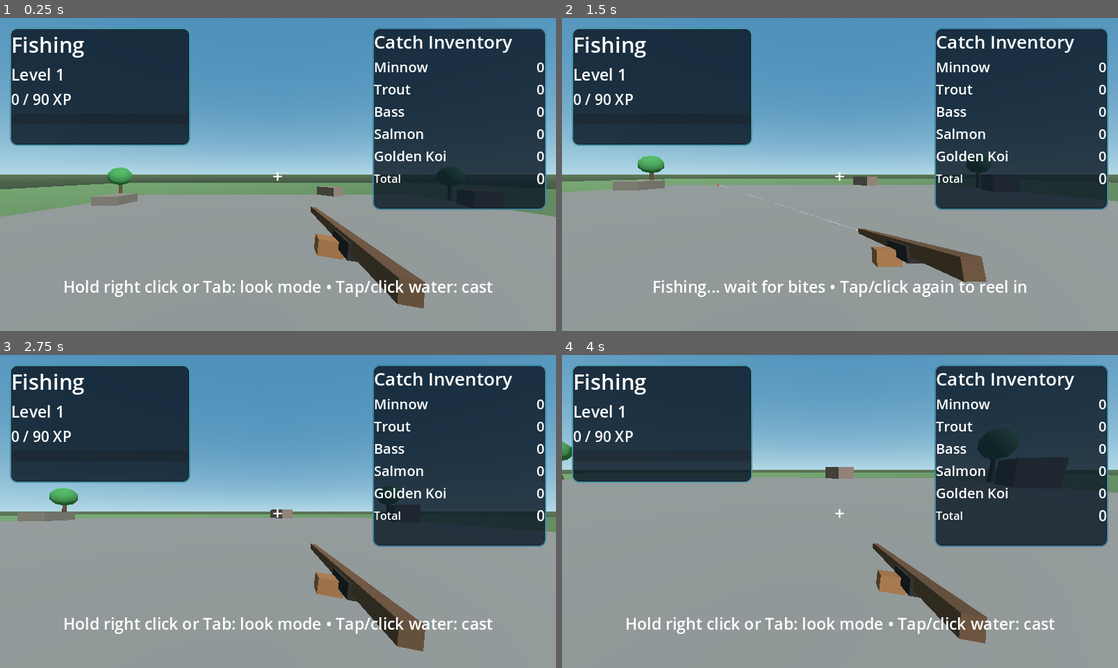
Above: before the commit, frames 1-4 (two rows, left to right).
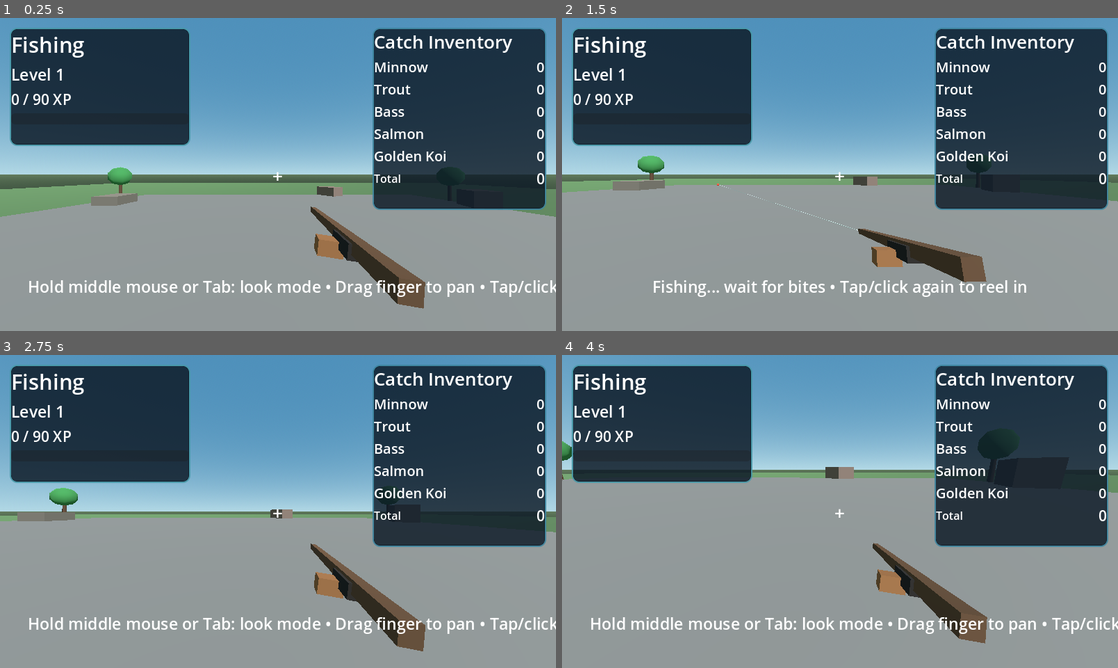
Above: after the commit, the same moments.

Repository: Churper/Skilling
Game: Godot game, scene res://scenes/main.tscn
Same seed, same stepped clock (60 frames per second), same inputs: the game is played once before the commit and once after it.
Inputs (mouse positions are in pixels of both pictures, inside the frame that each line leads up to):
- Up to frame 1 (0.25 s): no input
- Up to frame 2 (1.5 s): tap Enter at 0.5 s; move the mouse to (962, 158) at 0.52 s; press the mouse at (962, 158) at 0.53 s; hold D (move_right) 0.53-1.25 s; tap Space (jump) at 0.77 s; release the mouse at (962, 158) at 1.25 s; drag from (728, 190) to (812, 237) at 1.27 s
- Up to frame 3 (2.75 s): move the mouse to (333, 442) at 2.02 s; hold D (move_right) from 2.03 s (still down); hold Tab (toggle_mouse_capture) from 2.03 s (still down); click (333, 442) at 2.3 s
- Up to frame 4 (4 s): move the mouse to (834, 517) at 2.77 s; release D (move_right) at 2.78 s; release Tab (toggle_mouse_capture) at 2.78 s; hold W (move_forward) from 2.78 s (still down); click (834, 517) at 2.85 s; tap Space (jump) at 3.02, 3.77 s; move the mouse to (878, 514) at 3.52 s; press the mouse at (878, 514) at 3.53 s

The runs differ from the first frame. In frame 1, 1.5% of the frame differs, in the area x 5-100%, y 83-90%; in frame 2, nothing differs; in frame 3, 1.5%; in frame 4, 1.5%.

Commit message:
Switch to middle-click look and finger-pan mobile camera

Diff:
--- a/data/game_config.json
+++ b/data/game_config.json
@@ -3,7 +3,7 @@
     "fishing_title": "Fishing",
     "inventory_title": "Catch Inventory",
     "status": {
-      "ready": "Hold right click or Tab: look mode • Tap/click water: cast",
+      "ready": "Hold middle mouse or Tab: look mode • Drag finger to pan • Tap/click water: cast",
       "reel_prompt": "Tap/click to reel in",
       "casting": "Fishing... wait for bites • Tap/click again to reel in",
       "cast_on_water": "Cast on water"
--- a/scripts/app_bootstrap.gd
+++ b/scripts/app_bootstrap.gd
@@ -20,6 +20,9 @@
 var cast_timer: float = 0.0
 var bobber_time: float = 0.0
 var last_cast_point: Vector3 = Vector3.ZERO
+var touch_cast_active: bool = false
+var touch_cast_moved: bool = false
+var touch_cast_start: Vector2 = Vector2.ZERO
 var game_config: Dictionary = {}
 var fish_types: PackedStringArray = PackedStringArray()
 var fish_xp: Dictionary = {}
@@ -62,7 +65,7 @@
 		inventory[fish_name] = 0
 	_update_inventory_ui()
 	_update_fishing_ui()
-	_set_status(_status_text("ready", "Hold right click or Tab: look mode • Tap/click water: cast"))
+	_set_status(_status_text("ready", "Hold middle mouse or Tab: look mode • Drag finger to pan • Tap/click water: cast"))
 
 	var window: Window = get_window()
 	window.size_changed.connect(_on_window_size_changed)
@@ -122,7 +125,7 @@
 			"fishing_title": "Fishing",
 			"inventory_title": "Catch Inventory",
 			"status": {
-				"ready": "Hold right click or Tab: look mode • Tap/click water: cast",
+				"ready": "Hold middle mouse or Tab: look mode • Drag finger to pan • Tap/click water: cast",
 				"reel_prompt": "Tap/click to reel in",
 				"casting": "Fishing... wait for bites • Tap/click again to reel in",
 				"cast_on_water": "Cast on water"
@@ -171,8 +174,21 @@
 	return str(status_cfg.get(key, fallback))
 
 func _unhandled_input(event: InputEvent) -> void:
-	if event is InputEventScreenTouch and event.pressed:
-		_try_cast_from_screen(event.position)
+	if event is InputEventScreenTouch:
+		if event.pressed:
+			touch_cast_active = true
+			touch_cast_moved = false
+			touch_cast_start = event.position
+		elif touch_cast_active:
+			if not touch_cast_moved:
+				_try_cast_from_screen(event.position)
+			touch_cast_active = false
+			touch_cast_moved = false
+		return
+
+	if event is InputEventScreenDrag:
+		if touch_cast_active and event.position.distance_to(touch_cast_start) > 16.0:
+			touch_cast_moved = true
 		return
 
 	if event is InputEventMouseButton and event.button_index == MOUSE_BUTTON_LEFT and event.pressed:
@@ -756,7 +772,7 @@
 	if cast_state == 1:
 		_hide_cast_visuals()
 		cast_state = 0
-		_set_status(_status_text("ready", "Hold right click or Tab: look mode • Tap/click water: cast"))
+		_set_status(_status_text("ready", "Hold middle mouse or Tab: look mode • Drag finger to pan • Tap/click water: cast"))
 		return
 
 	var screen_point: Vector2 = get_viewport().get_visible_rect().size * 0.5
@@ -769,7 +785,7 @@
 	if cast_state == 1:
 		_hide_cast_visuals()
 		cast_state = 0
-		_set_status(_status_text("ready", "Hold right click or Tab: look mode • Tap/click water: cast"))
+		_set_status(_status_text("ready", "Hold middle mouse or Tab: look mode • Drag finger to pan • Tap/click water: cast"))
 		return
 
 	var ray_origin: Vector3 = camera.project_ray_origin(screen_point)
--- a/scripts/player.gd
+++ b/scripts/player.gd
@@ -19,7 +19,13 @@
 		head.rotate_x(-event.relative.y * mouse_sensitivity)
 		head.rotation.x = clamp(head.rotation.x, deg_to_rad(-85.0), deg_to_rad(85.0))
 
-	if event is InputEventMouseButton and event.button_index == MOUSE_BUTTON_RIGHT:
+	if event is InputEventScreenDrag:
+		# Mobile look mode: drag to pan camera directly.
+		rotate_y(-event.relative.x * mouse_sensitivity * 0.9)
+		head.rotate_x(-event.relative.y * mouse_sensitivity * 0.9)
+		head.rotation.x = clamp(head.rotation.x, deg_to_rad(-85.0), deg_to_rad(85.0))
+
+	if event is InputEventMouseButton and event.button_index == MOUSE_BUTTON_MIDDLE:
 		_set_mouse_captured(event.pressed)
 
 	if event.is_action_pressed("toggle_mouse_capture"):
Not shown, changed: docs/index.html
Not shown, changed: docs/index.pck
